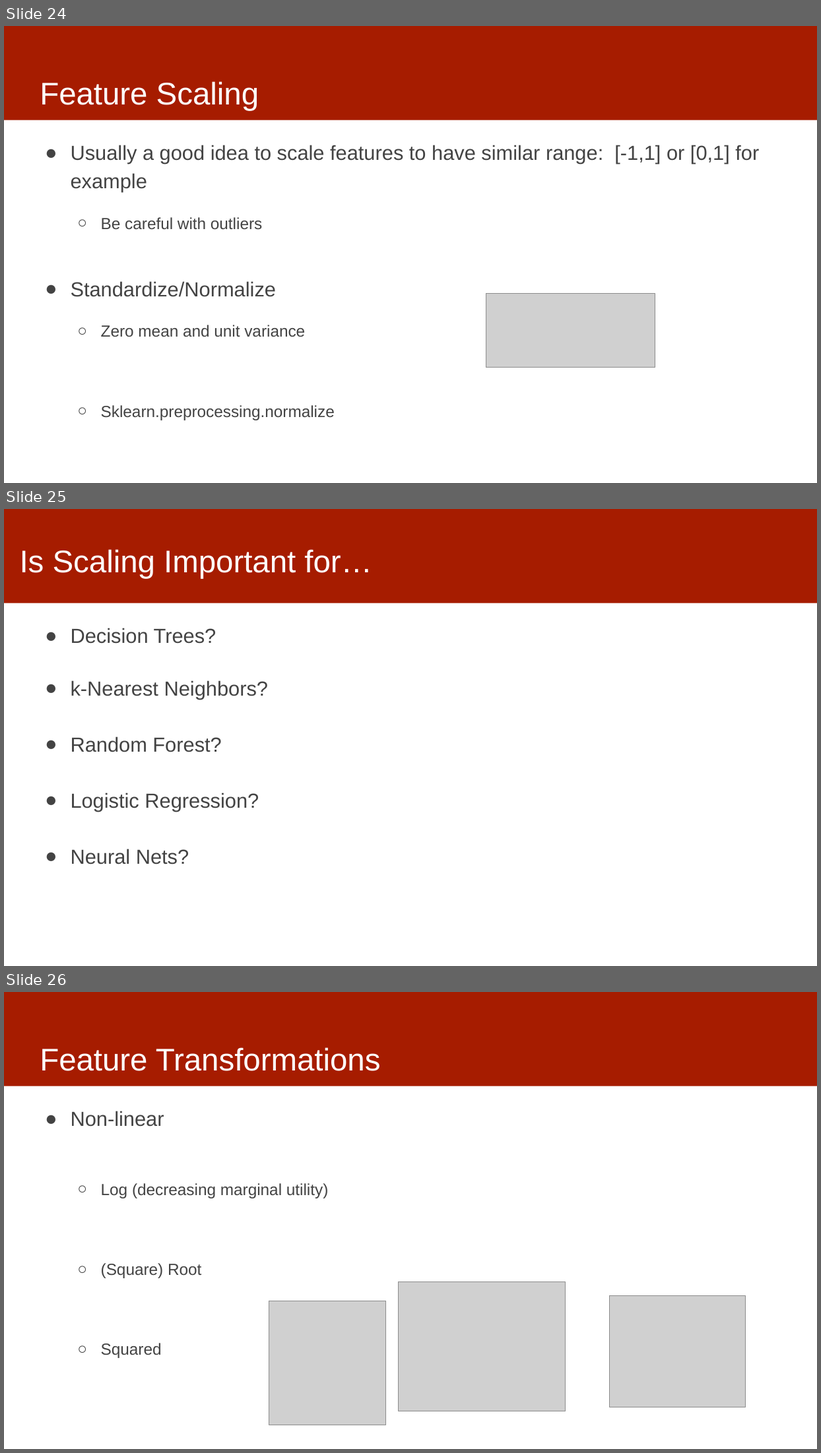
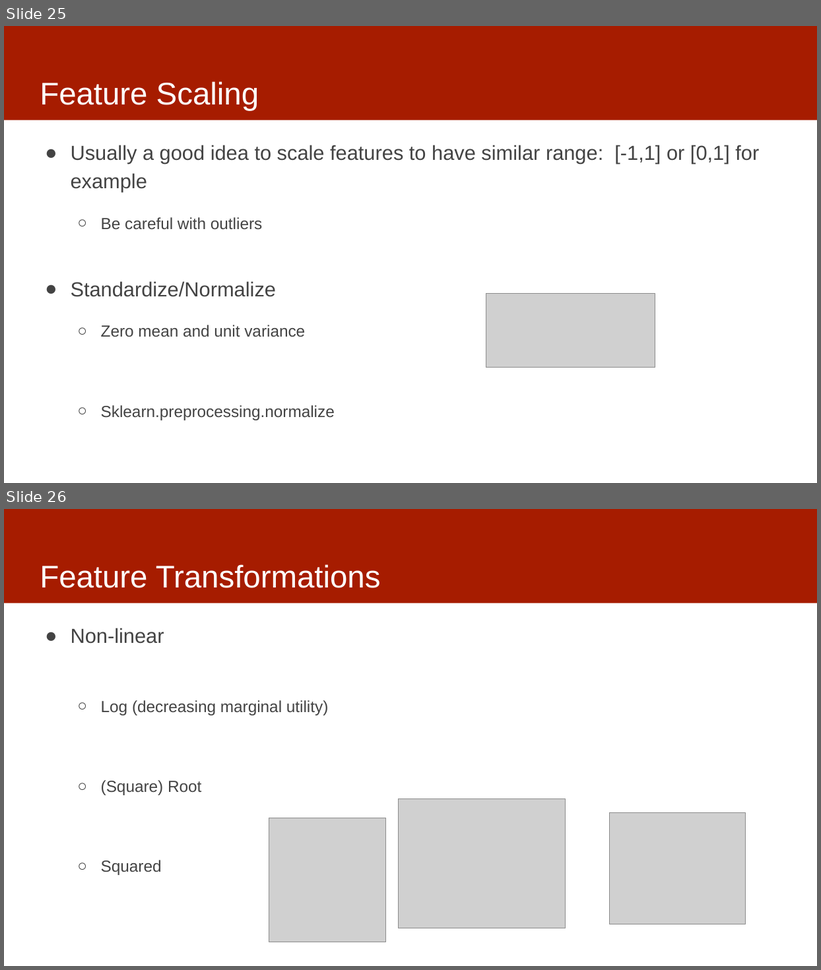
Before and after one commit to dssg/mlforpublicpolicylab, a slide deck: Lectures/12-features-and-imputation.pptx. Shown one above the other, each under a label of ours: slides 24, 25 and 26 before the commit, slides 25 and 26 after it. The pictures are 821x1453 and 821x970 pixels, drawn with LibreOffice and Linux fonts; fonts in the diff are those of the drawing; grey boxes stand for pictures. Boxes give left, top, right and bottom in pixels: in the first picture for what was removed or moved away, otherwise in the second. Text is boxed around its words. In the diff, an @@ line names an element or a change of style, - is before the commit and + after.

```diff
--- a/Lectures/12-features-and-imputation.pptx
+++ b/Lectures/12-features-and-imputation.pptx
@@ slide 25 removed at <box>4,509,817,966</box>, background #FFFFFF; not listed: 1 template element that a slide beside it also shows @@
@@ title removed at <box>20,549,372,579</box> @@
-Is Scaling Important for…
@@ text removed at <box>71,628,269,865</box> @@
-● Decision Trees?
-● k-Nearest Neighbors?
-● Random Forest?
-● Logistic Regression?
-● Neural Nets?
@@ what was slide 24 is now slide 25 @@
```
Also in this commit, not shown: 4 slides changed, 1 slide added, 1 other file.
